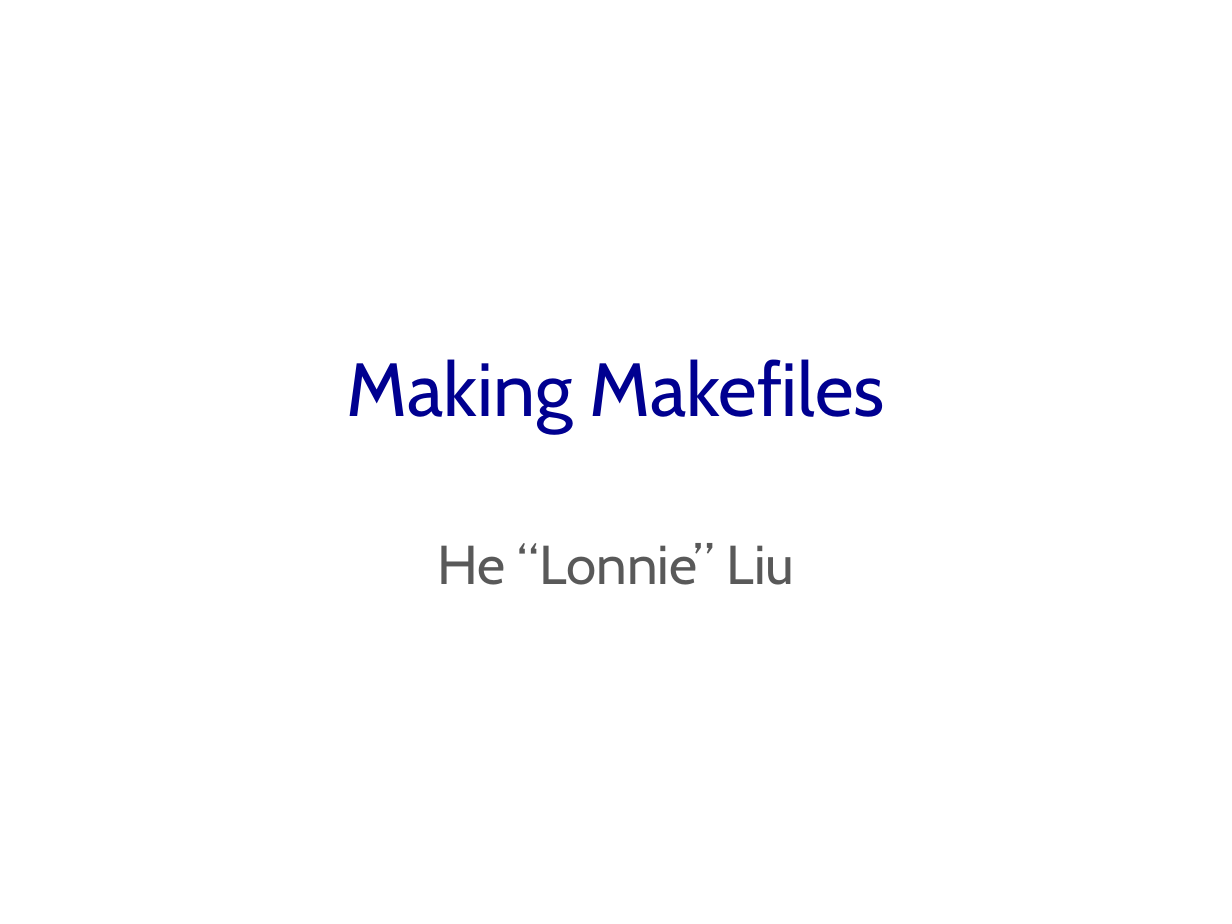
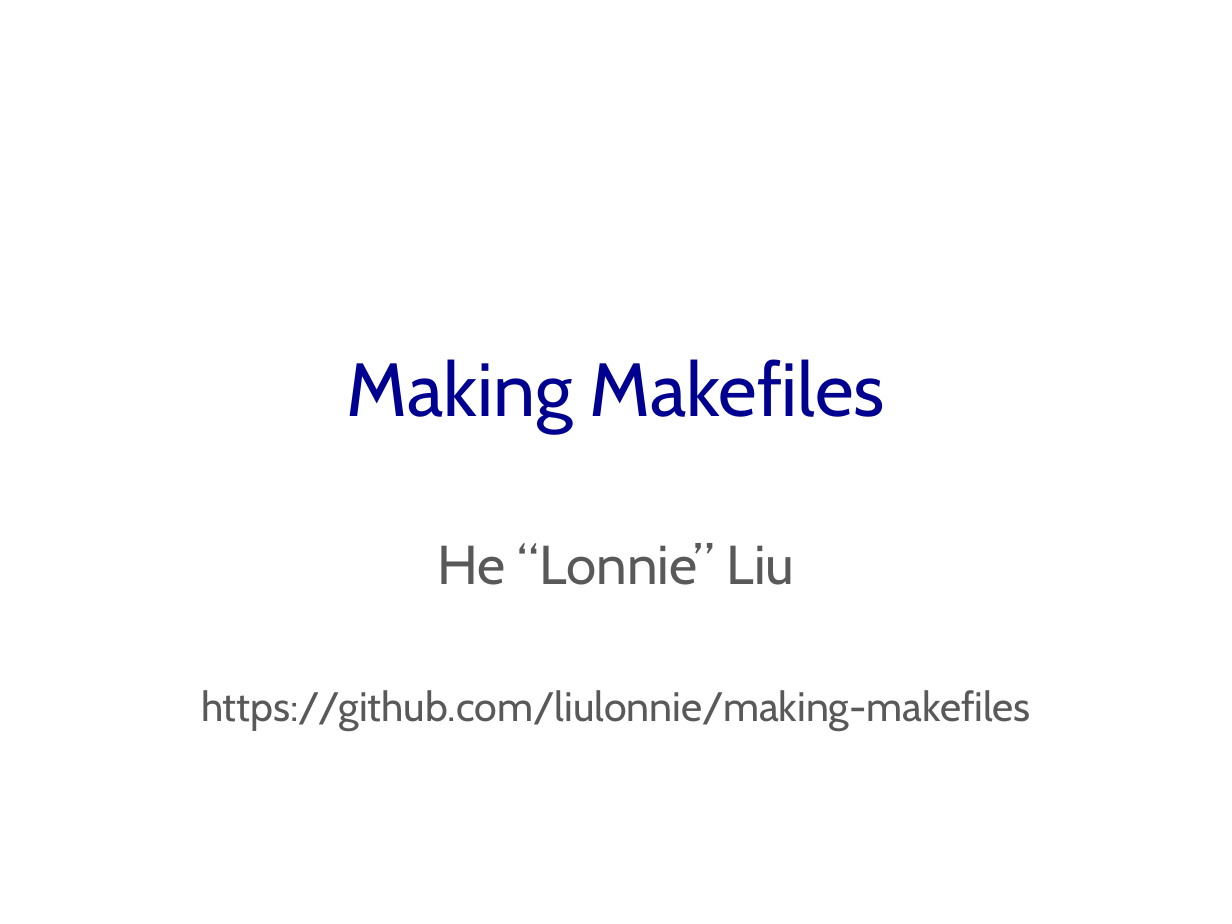
Before and after one commit to h8liu-archives/making-makefiles, a slide deck: slide 1 of slides.pptx. Drawn at 1232x924 pixels with LibreOffice and Linux fonts; fonts in the diff are those of the drawing. Boxes give left, top, right and bottom in pixels: in the first picture for what was removed or moved away, otherwise in the second. Text is boxed around its words. In the diff, an @@ line names an element or a change of style, - is before the commit and + after.

```diff
--- a/slides.pptx
+++ b/slides.pptx
@@ subtitle at (201,690,1031,731): paragraph added @@
+https://github.com/liulonnie/making-makefiles
```
Also in this commit, not shown: 1 other slide changed.
